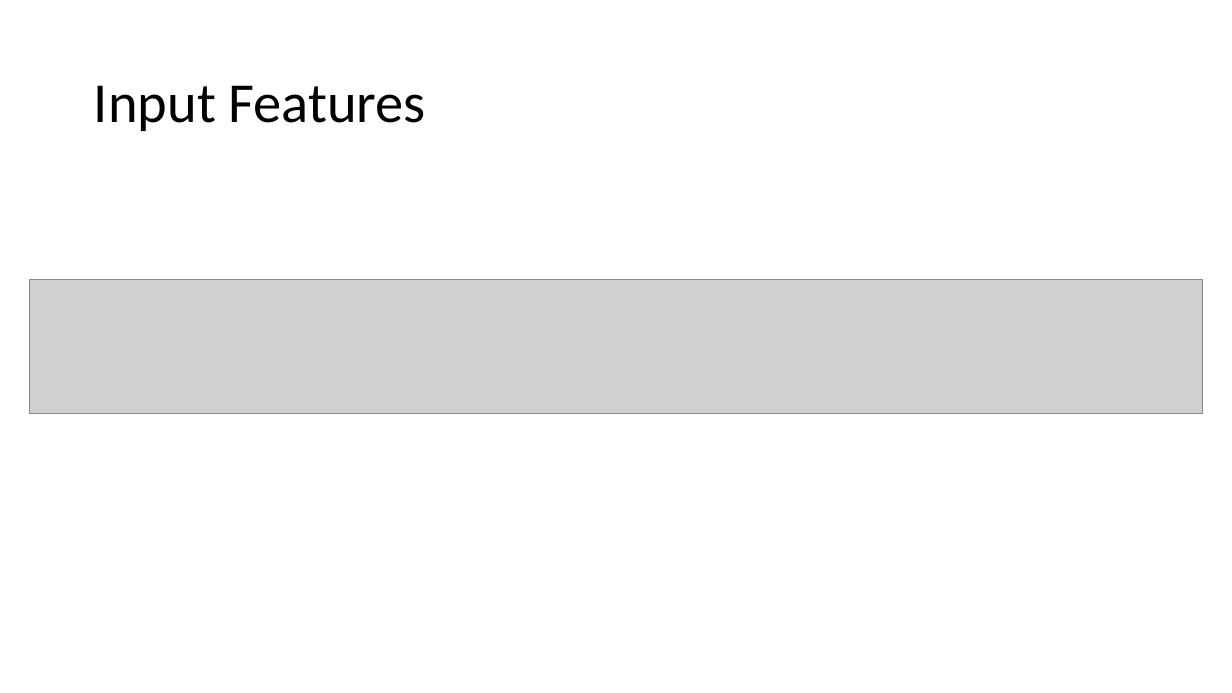
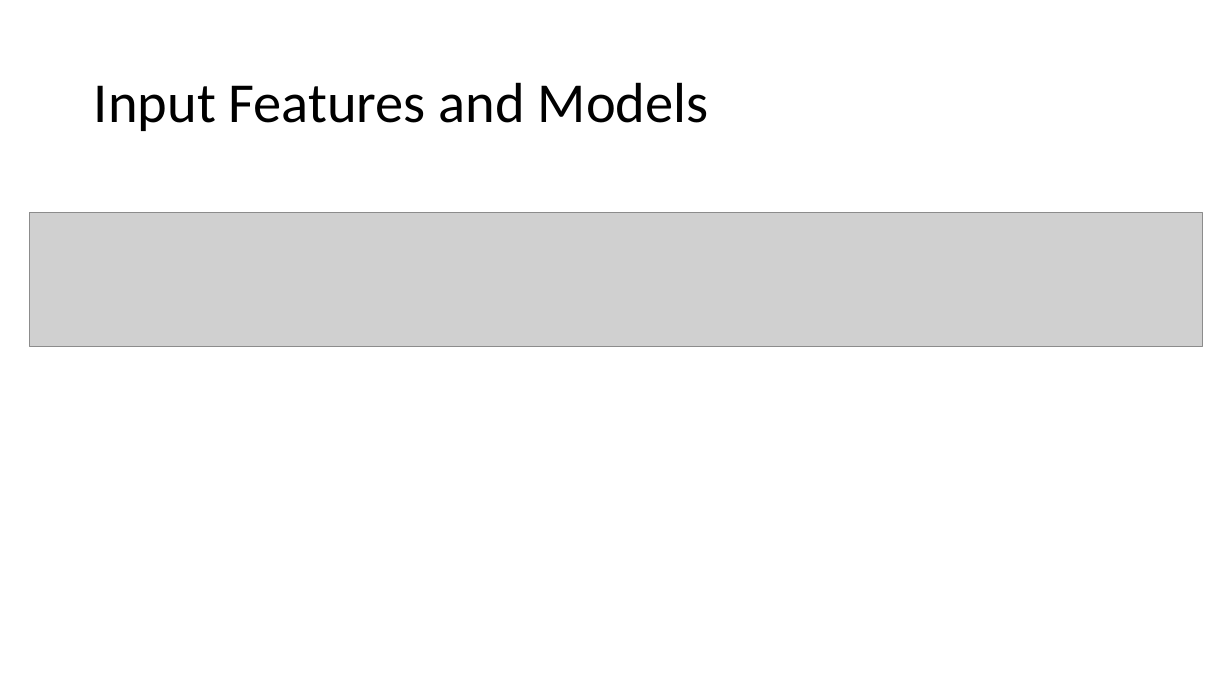
Before and after one commit to noise-lab/ml-systems, a slide deck: slide 24 of docs/slides/03-performance.pptx. Drawn at 1232x693 pixels with LibreOffice and Linux fonts; fonts in the diff are those of the drawing; grey boxes stand for pictures. Boxes give left, top, right and bottom in pixels: in the first picture for what was removed or moved away, otherwise in the second. Text is boxed around its words. In the diff, an @@ line names an element or a change of style, - is before the commit and + after.

Commit message:
updates to performance slides

```diff
--- a/docs/slides/03-performance.pptx
+++ b/docs/slides/03-performance.pptx
@@ title at <box>94,82,709,131</box>: text changed @@
-Input Features
+Input Features and Models
@@ picture: place and size @@
-picture at <box>30,280,1203,414</box>
+picture at <box>30,213,1203,347</box>
```
